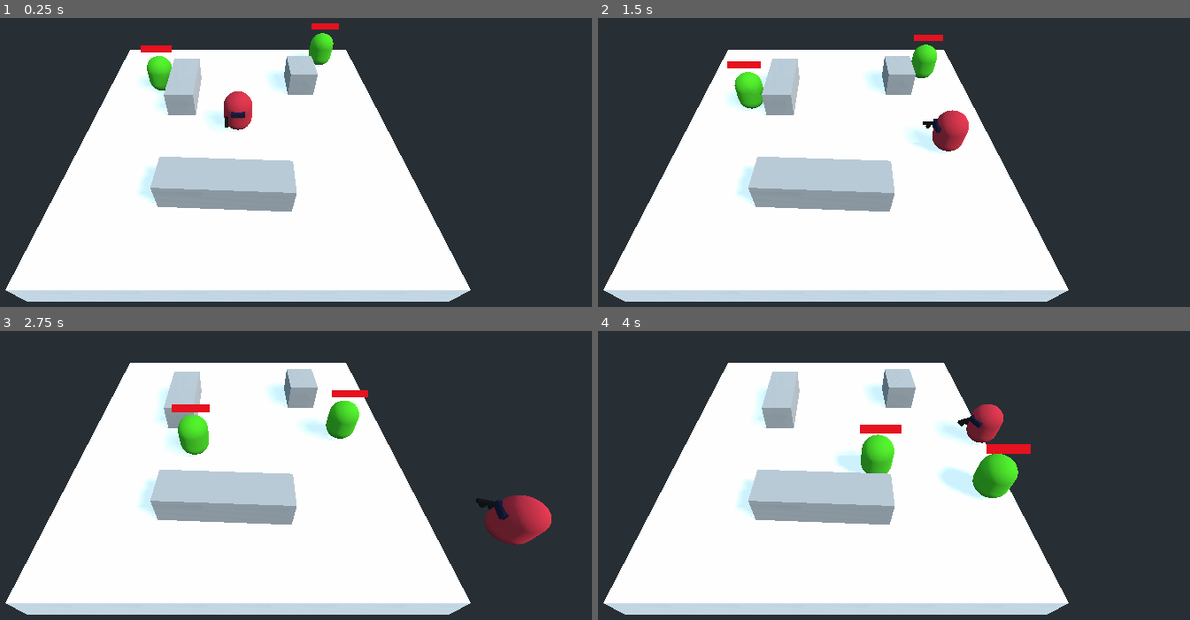
Above: before the commit, frames 1-4 (two rows, left to right).
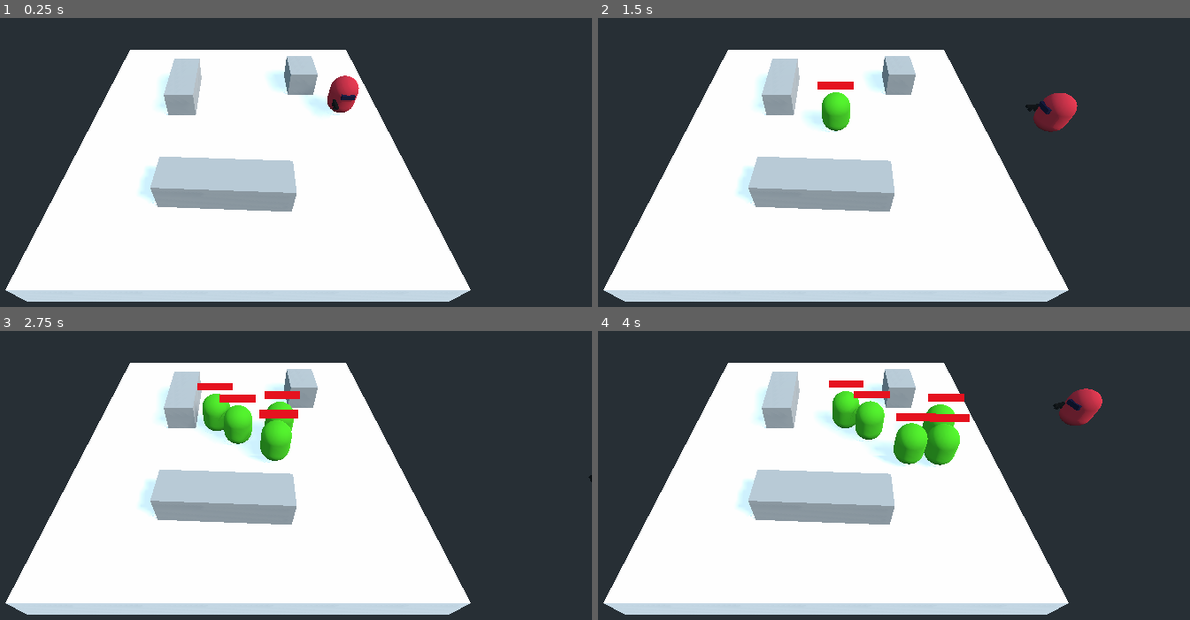
Above: after the commit, the same moments.

Repository: Asmot/Godot-3DShotGame
Game: Godot game, scene res://Level.tscn
Same seed, same stepped clock (60 frames per second), same inputs: the game is played once before the commit and once after it.
Inputs (mouse positions are in pixels of both pictures, inside the frame that each line leads up to):
- Up to frame 1 (0.25 s): no input
- Up to frame 2 (1.5 s): move the mouse to (994, 104) at 0.52 s; hold Right (ui_right) 0.53-1.28 s; move the mouse to (692, 145) at 1.27 s; hold Down (ui_down) from 1.28 s (still down)
- Up to frame 3 (2.75 s): move the mouse to (307, 351) at 2.02 s; release Down (ui_down) at 2.03 s; hold Right (ui_right) from 2.03 s (still down)
- Up to frame 4 (4 s): move the mouse to (799, 518) at 2.77 s; release Right (ui_right) at 2.78 s; hold Up (ui_up) 2.78-3.53 s; move the mouse to (1047, 498) at 3.52 s; hold Left (ui_left) from 3.53 s (still down)

The runs differ from the first frame. In frame 1, 2.5% of the frame differs, in the area x 23-61%, y 1-40%; in frame 2, 3.8%; in frame 3, 6.1%; in frame 4, 7.6%, in the area x 37-86%, y 17-59%.

Commit message:
feat: enimies auto generate

Diff:
--- a/Level.tscn
+++ b/Level.tscn
@@ -1,9 +1,9 @@
 [gd_scene load_steps=6 format=2]
 
 [ext_resource path="res://assets/Player.tscn" type="PackedScene" id=1]
-[ext_resource path="res://assets/Enemy.tscn" type="PackedScene" id=2]
 [ext_resource path="res://scripts/Main.gd" type="Script" id=3]
 [ext_resource path="res://assets/WallMaterial.tres" type="Material" id=4]
+[ext_resource path="res://scripts/Enimies.gd" type="Script" id=5]
 
 [sub_resource type="NavigationMesh" id=1]
 vertices = PoolVector3Array( 6.1, 0.4, -7.1, 6.1, 0.4, -5.3, 9.7, 0.4, -5.3, 6.1, 0.4, -7.1, 9.7, 0.4, -5.3, 9.7, 0.4,  …(1318 unchanged characters)…
@@ -14,6 +14,7 @@
 script = ExtResource( 3 )
 
 [node name="Player" parent="." instance=ExtResource( 1 )]
+transform = Transform( 1, 0, 0, 0, 1, 0, 0, 0, 1, -7.87331, 1.4, 1.81878 )
 
 [node name="DirectionalLight" type="DirectionalLight" parent="."]
 transform = Transform( -0.0626163, 0.829906, -0.554379, 0.35677, 0.537378, 0.76416, 0.932091, -0.149937, -0.329734, 0, 7.75059, -0.538 )
@@ -24,13 +25,11 @@
 [node name="MainCamera" type="Camera" parent="."]
 transform = Transform( -1, -6.18172e-08, 6.18172e-08, 0, 0.707107, 0.707107, -8.74228e-08, 0.707107, -0.707107, 0, 15, -15 )
 
-[node name="Enemies" type="Spatial" parent="."]
+[node name="Enemies" type="Node" parent="."]
+script = ExtResource( 5 )
 
-[node name="Enemy" parent="Enemies" instance=ExtResource( 2 )]
-transform = Transform( 1, 0, 0, 0, 1, 0, 0, 0, 1, 6.39608, 1.4, 4.71923 )
-
-[node name="Enemy2" parent="Enemies" instance=ExtResource( 2 )]
-transform = Transform( 1, 0, 0, 0, 1, 0, 0, 0, 1, -7.63039, 1.4, 8.57821 )
+[node name="Timer" type="Timer" parent="Enemies"]
+autostart = true
 
 [node name="GroundNavigation" type="Navigation" parent="."]
 
@@ -59,3 +58,5 @@
 use_collision = true
 depth = 1.12142
 material = ExtResource( 4 )
+
+[connection signal="timeout" from="Enemies/Timer" to="Enemies" method="_on_Timer_timeout"]
--- a/project.godot
+++ b/project.godot
@@ -9,12 +9,18 @@
 config_version=4
 
 _global_script_classes=[ {
+"base": "KinematicBody",
+"class": "Enemy",
+"language": "GDScript",
+"path": "res://scripts/Enemy.gd"
+}, {
 "base": "Node",
 "class": "Stats",
 "language": "GDScript",
 "path": "res://scripts/Stats.gd"
 } ]
 _global_script_class_icons={
+"Enemy": "",
 "Stats": ""
 }
 
--- a/scripts/Enemy.gd
+++ b/scripts/Enemy.gd
@@ -1,4 +1,6 @@
 extends KinematicBody
+
+class_name Enemy
 
 # ememy need know the ground navigation and the player
 # use them to find a way to palayer
--- /dev/null
+++ b/scripts/Enimies.gd
@@ -0,0 +1,29 @@
+extends Node
+
+var EnemyNode = preload("res://assets/Enemy.tscn")
+
+# genreate enemies
+export var max_enemy_nums := 5;
+export var second_gap_genearate := 0.5
+
+# number of enimies
+var enemies_total_num = 0;
+var enimies_killed_num = 0;
+
+# Called when the node enters the scene tree for the first time.
+func _ready():
+	$Timer.wait_time = second_gap_genearate;
+	$Timer.start()
+
+
+func _on_Timer_timeout():
+	if (enemies_total_num < max_enemy_nums):
+		# generate a enemy
+		var enemy = EnemyNode.instance()
+		# set ememy ground and player
+		enemy.player = $"../Player"
+		enemy.ground_navigation = $"../GroundNavigation"
+
+		add_child(enemy);
+
+		enemies_total_num += 1
--- a/scripts/Main.gd
+++ b/scripts/Main.gd
@@ -6,10 +6,7 @@
 const RAY_LENGTH = 2000;
 
 func _ready():
-	# set ememy ground and player
-	for enemy in $Enemies.get_children():
-		enemy.player = $Player
-		enemy.ground_navigation = $GroundNavigation
+	pass
 
 func _physics_process(delta):
 
--- /dev/null
+++ b/scripts/Wave.gd
@@ -0,0 +1,9 @@
+extends Node
+
+# genreate enemies
+export var nums := 20;
+export var second_gap := 0.5
+
+# Called when the node enters the scene tree for the first time.
+func _ready():
+	$T
